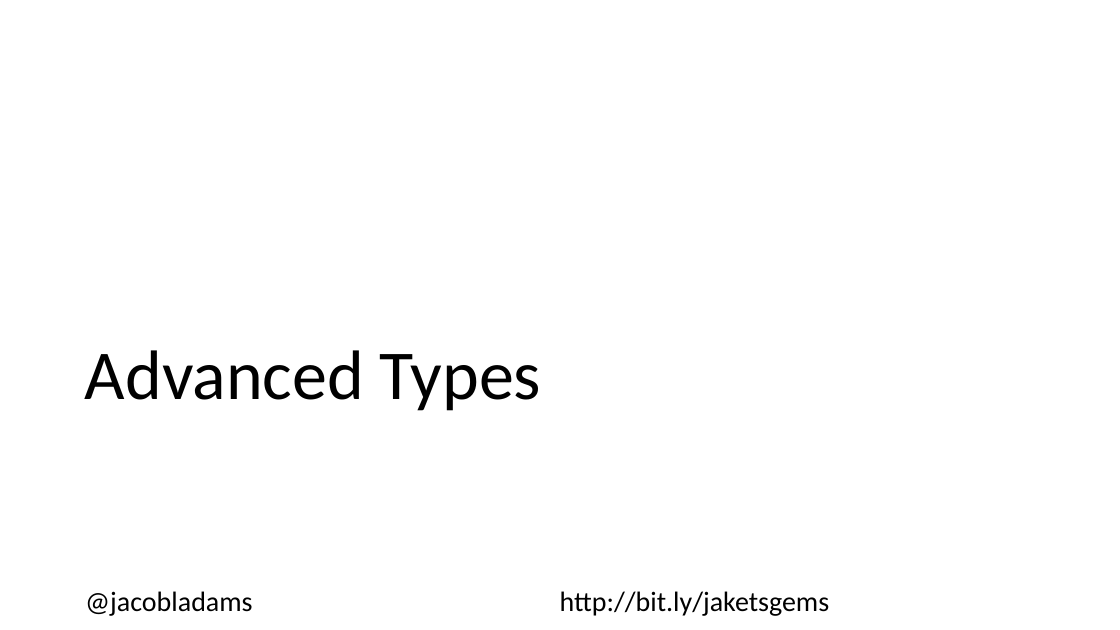
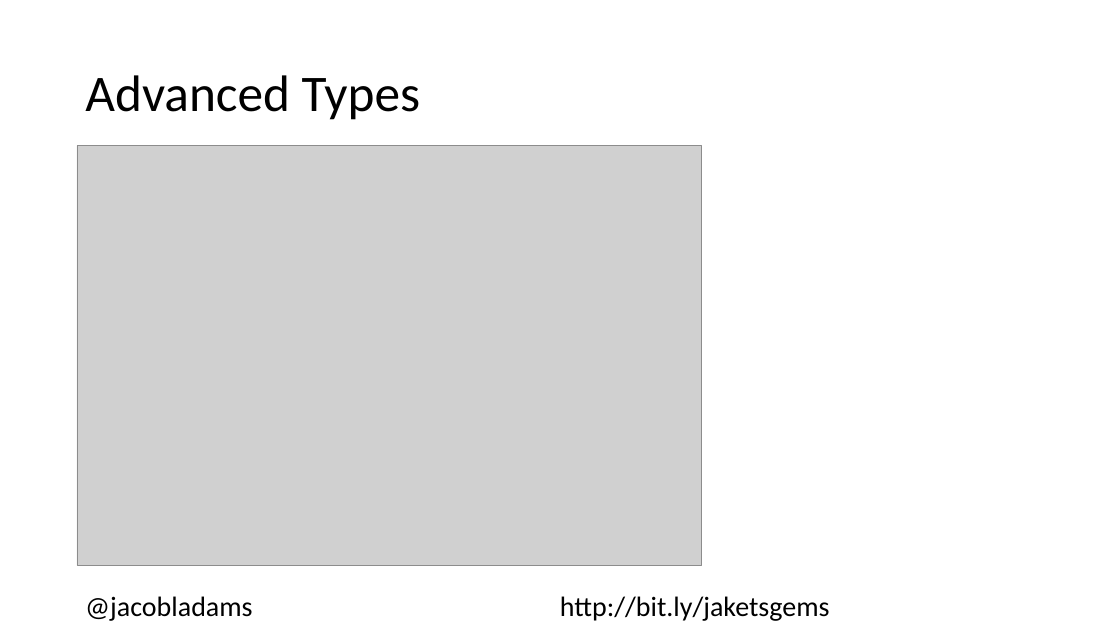
Before and after one commit to jacobladams/hidden-gems-in-typescript-presentation, a slide deck: slide 5 of Hidden Gems In TypeScript.pptx. Drawn at 1120x630 pixels with LibreOffice and Linux fonts; fonts in the diff are those of the drawing; grey boxes stand for pictures. Boxes give left, top, right and bottom in pixels: in the first picture for what was removed or moved away, otherwise in the second. Text is boxed around its words. In the diff, an @@ line names an element or a change of style, - is before the commit and + after.

Commit message:
Added Advanced Types Image

```diff
--- a/Hidden Gems In TypeScript.pptx
+++ b/Hidden Gems In TypeScript.pptx
@@ title "Advanced Types" moved from (x1=85, y1=350, x2=542, y2=411) to (x1=85, y1=75, x2=420, y2=120) @@
@@ title "Advanced Types" at (x1=85, y1=75, x2=420, y2=120): size 60 to 44 pt; vertical alignment bottom to middle @@
@@ picture added at (x1=77, y1=146, x2=702, y2=566) @@
@@ text "@jacobladams http://bit.ly/jaketsgems" moved from (x1=85, y1=591, x2=830, y2=616) to (x1=85, y1=596, x2=830, y2=621) @@
```
